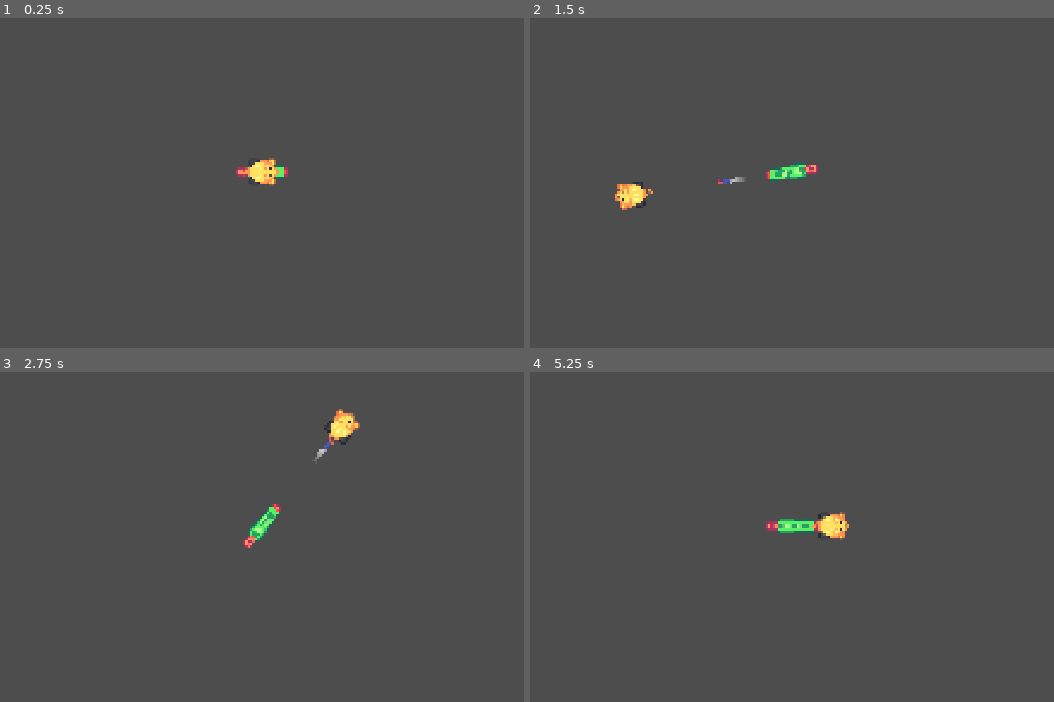
Above: before the commit, frames 1-4 (two rows, left to right).
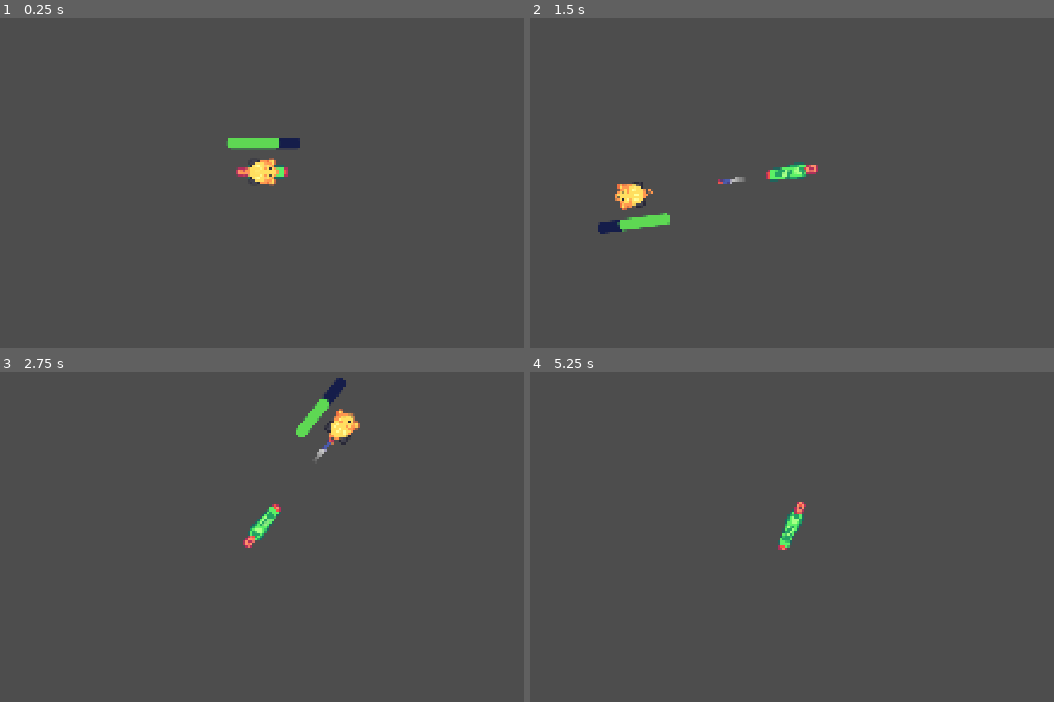
Above: after the commit, the same moments.

Repository: sand01man/TowerDefense
Game: Godot game, scene res://turrets/weapons/simple_cannon.tscn
The game is run twice, just before and just after one commit, with the same random seed, the same clock (stepped at 60 frames per second) and the same inputs. This scene is started directly instead of the project's main scene.
Inputs (mouse positions are in pixels of both pictures, inside the frame that each line leads up to):
- Up to frame 1 (0.25 s): no input
- Up to frame 2 (1.5 s): tap Enter at 0.5 s; move the mouse to (970, 150) at 0.52 s; move the mouse to (629, 192) at 1.27 s
- Up to frame 3 (2.75 s): move the mouse to (340, 428) at 2.02 s
- Up to frame 4 (5.25 s): tap Space at 2.75, 5 s; move the mouse to (750, 616) at 2.77 s; move the mouse to (1033, 593) at 3.52 s; tap Enter at 4.25 s; move the mouse to (550, 457) at 4.27 s; move the mouse to (833, 527) at 5.02 s

The runs differ from the first frame. In frame 1, 0.5% of the frame differs, in the area x 43-58%, y 36-40%; in frame 2, 0.5%; in frame 3, 0.5%; in frame 4, 1.0%, in the area x 45-61%, y 39-54%.

Commit message:
Commit before L.6.

Diff:
--- /dev/null
+++ b/mobs/damage_indicator.tscn
@@ -0,0 +1,126 @@
+[gd_scene format=3 uid="uid://bq0ta0wigo4jt"]
+
+[sub_resource type="Animation" id="Animation_stuqx"]
+resource_name = "Appear"
+length = 0.5550571
+loop_mode = 1
+step = 0.0
+tracks/0/type = "value"
+tracks/0/imported = false
+tracks/0/enabled = true
+tracks/0/path = NodePath("Label:self_modulate")
+tracks/0/interp = 1
+tracks/0/loop_wrap = true
+tracks/0/keys = {
+"times": PackedFloat32Array(0, 0.13333334, 0.33333334, 0.5490605),
+"transitions": PackedFloat32Array(1, 1, 1, 1),
+"update": 0,
+"values": [Color(1, 1, 1, 0), Color(1, 1, 1, 0.9098039), Color(1, 1, 1, 0.9098039), Color(1, 1, 1, 0)]
+}
+tracks/1/type = "value"
+tracks/1/imported = false
+tracks/1/enabled = true
+tracks/1/path = NodePath("Label:position")
+tracks/1/interp = 1
+tracks/1/loop_wrap = true
+tracks/1/keys = {
+"times": PackedFloat32Array(0, 0.17984357, 0.38311005, 0.54639935),
+"transitions": PackedFloat32Array(1, 1, 1, 1),
+"update": 0,
+"values": [Vector2(-20, -13), Vector2(-38, -25), Vector2(-8, -38), Vector2(-33, -47.28)]
+}
+tracks/2/type = "value"
+tracks/2/imported = false
+tracks/2/enabled = true
+tracks/2/path = NodePath("Label:size")
+tracks/2/interp = 1
+tracks/2/loop_wrap = true
+tracks/2/keys = {
+"times": PackedFloat32Array(0, 0.5512092),
+"transitions": PackedFloat32Array(1, 1),
+"update": 0,
+"values": [Vector2(60, 34.5), Vector2(40, 23)]
+}
+tracks/3/type = "value"
+tracks/3/imported = false
+tracks/3/enabled = true
+tracks/3/path = NodePath("Label:scale")
+tracks/3/interp = 1
+tracks/3/loop_wrap = true
+tracks/3/keys = {
+"times": PackedFloat32Array(0, 0.09234919),
+"transitions": PackedFloat32Array(1, 1),
+"update": 0,
+"values": [Vector2(1, 1), Vector2(1.5, 1.5)]
+}
+
+[sub_resource type="Animation" id="Animation_nd638"]
+length = 0.001
+tracks/0/type = "value"
+tracks/0/imported = false
+tracks/0/enabled = true
+tracks/0/path = NodePath("Label:self_modulate")
+tracks/0/interp = 1
+tracks/0/loop_wrap = true
+tracks/0/keys = {
+"times": PackedFloat32Array(0),
+"transitions": PackedFloat32Array(1),
+"update": 0,
+"values": [Color(1, 1, 1, 0)]
+}
+tracks/1/type = "value"
+tracks/1/imported = false
+tracks/1/enabled = true
+tracks/1/path = NodePath("Label:position")
+tracks/1/interp = 1
+tracks/1/loop_wrap = true
+tracks/1/keys = {
+"times": PackedFloat32Array(0),
+"transitions": PackedFloat32Array(1),
+"update": 0,
+"values": [Vector2(-20, -13)]
+}
+tracks/2/type = "value"
+tracks/2/imported = false
+tracks/2/enabled = true
+tracks/2/path = NodePath("Label:size")
+tracks/2/interp = 1
+tracks/2/loop_wrap = true
+tracks/2/keys = {
+"times": PackedFloat32Array(0),
+"transitions": PackedFloat32Array(1),
+"update": 0,
+"values": [Vector2(60, 34.5)]
+}
+tracks/3/type = "value"
+tracks/3/imported = false
+tracks/3/enabled = true
+tracks/3/path = NodePath("Label:scale")
+tracks/3/interp = 1
+tracks/3/loop_wrap = true
+tracks/3/keys = {
+"times": PackedFloat32Array(0),
+"transitions": PackedFloat32Array(1),
+"update": 0,
+"values": [Vector2(1, 1)]
+}
+
+[sub_resource type="AnimationLibrary" id="AnimationLibrary_13ibc"]
+_data = {
+&"Appear": SubResource("Animation_stuqx"),
+&"RESET": SubResource("Animation_nd638")
+}
+
+[node name="DamageIndicator" type="Node2D" unique_id=1354521281]
+
+[node name="AnimationPlayer" type="AnimationPlayer" parent="." unique_id=129394303]
+libraries/ = SubResource("AnimationLibrary_13ibc")
+
+[node name="Label" type="Label" parent="." unique_id=596575738]
+self_modulate = Color(1, 1, 1, 0)
+offset_left = -20.0
+offset_top = -13.0
+offset_right = 40.0
+offset_bottom = 21.5
+text = "100"
+horizontal_alignment = 1
--- /dev/null
+++ b/mobs/mob.gd
@@ -0,0 +1,33 @@
+class_name Mob extends Area2D
+
+@export var health := 100:
+	set = set_health
+var tween: Tween = null
+var tweens_running := 0
+@onready var _health_bar: ProgressBar = %HealthBar
+
+
+func set_health(new_health: int) -> void:
+	health = maxi(0, new_health)
+
+	if _health_bar != null:
+
+		if tweens_running > 0:
+			tween.kill()
+			tweens_running -= 1
+			tween = create_tween()
+			tween.tween_property(_health_bar, "value", new_health, 1.0)
+			tweens_running += 1
+		else:
+			tween = create_tween()
+			tween.tween_property(_health_bar, "value", new_health, 1.0)
+			tweens_running += 1
+
+	if health <= 0:
+		_die()
+
+func take_damage(damage) -> void:
+	health -= damage
+
+func _die() -> void:
+	queue_free()
--- a/mobs/mob.tscn
+++ b/mobs/mob.tscn
@@ -1,11 +1,30 @@
 [gd_scene format=3 uid="uid://bdtknw27u8ldw"]
 
 [ext_resource type="Texture2D" uid="uid://c06dsq2gfbcd8" path="res://mobs/mouse_01.png" id="1_bteyy"]
+[ext_resource type="Script" uid="uid://8gaiiwo8sx0m" path="res://mobs/mob.gd" id="1_fgbma"]
 
 [sub_resource type="CircleShape2D" id="CircleShape2D_fgbma"]
-radius = 168.6179
+radius = 47.6
+
+[sub_resource type="Theme" id="Theme_p7hwu"]
+
+[sub_resource type="StyleBoxFlat" id="StyleBoxFlat_4p423"]
+bg_color = Color(0.08309954, 0.11588358, 0.28973326, 1)
+corner_radius_top_left = 10
+corner_radius_top_right = 10
+corner_radius_bottom_right = 10
+corner_radius_bottom_left = 10
+
+[sub_resource type="StyleBoxFlat" id="StyleBoxFlat_cxx3d"]
+bg_color = Color(0.36910948, 0.84715873, 0.32628572, 1)
+corner_radius_top_left = 10
+corner_radius_top_right = 10
+corner_radius_bottom_right = 10
+corner_radius_bottom_left = 10
+corner_detail = 10
 
 [node name="Mob" type="Area2D" unique_id=1521734940]
+script = ExtResource("1_fgbma")
 
 [node name="CollisionShape2D" type="CollisionShape2D" parent="." unique_id=652857176]
 shape = SubResource("CircleShape2D_fgbma")
@@ -13,3 +32,17 @@
 [node name="Sprite2D" type="Sprite2D" parent="." unique_id=286676206]
 position = Vector2(-5, 0)
 texture = ExtResource("1_bteyy")
+
+[node name="BarPivot" type="Node2D" parent="." unique_id=49923866]
+
+[node name="HealthBar" type="ProgressBar" parent="BarPivot" unique_id=1721792768]
+unique_name_in_owner = true
+offset_left = -83.0
+offset_top = -82.0
+offset_right = 92.0
+offset_bottom = -55.0
+theme = SubResource("Theme_p7hwu")
+theme_override_styles/background = SubResource("StyleBoxFlat_4p423")
+theme_override_styles/fill = SubResource("StyleBoxFlat_cxx3d")
+value = 71.15
+show_percentage = false
--- a/simple_rocket.gd
+++ b/simple_rocket.gd
@@ -6,10 +6,11 @@
 @export var max_distance := 1000.0
 var starting_position = 0
 var current_position = 0
-
+var damage := 20
 
 func _ready() -> void:
 	starting_position = global_position
+	area_entered.connect(WE_ENTERED_A_BODY)
 
 
 func _physics_process(delta: float) -> void:
@@ -25,3 +26,9 @@
 
 func _init() -> void:
 	monitorable = false
+
+func WE_ENTERED_A_BODY(area) -> void:
+	print("HEEY")
+	if area is Mob:
+		print("hiiiiiiiiiiiiiiiiiiiiiiiii")
+		area.take_damage(damage)
--- a/turrets/weapons/simple_cannon.gd
+++ b/turrets/weapons/simple_cannon.gd
@@ -6,7 +6,8 @@
 		print("hi")
 		var target: Area2D = mobs_in_range.front()
 		look_at(target.global_position)
-	$Mob.global_position = get_global_mouse_position()
+	if $Mob != null:
+		$Mob.global_position = get_global_mouse_position()
 
 func _attack() -> void:
 	var mobs_in_range := _area_2d.get_overlapping_areas()
--- a/turrets/weapons/simple_cannon.tscn
+++ b/turrets/weapons/simple_cannon.tscn
@@ -9,7 +9,7 @@
 script = ExtResource("2_5dibf")
 
 [node name="Mob" parent="." unique_id=1521734940 instance=ExtResource("3_igcxb")]
-position = Vector2(298, 351)
+position = Vector2(298, 350)
 
 [node name="Sprite2D2" type="Sprite2D" parent="Mob" unique_id=822835088]
 
Not shown, added: mobs/mob.gd.uid
